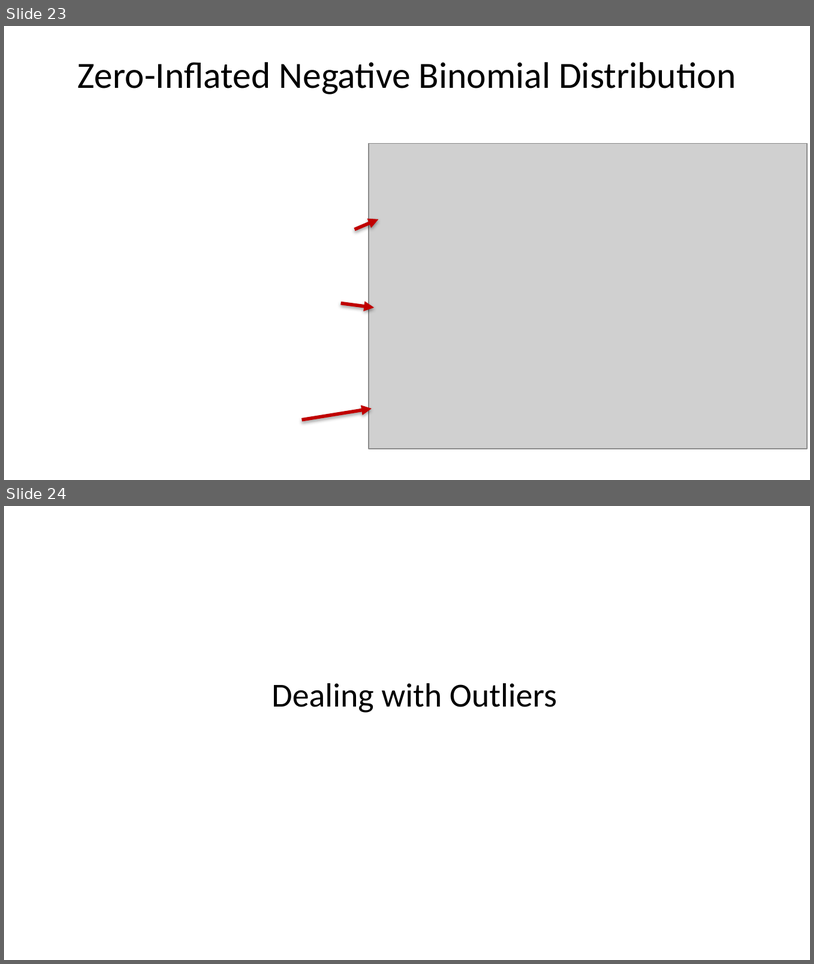
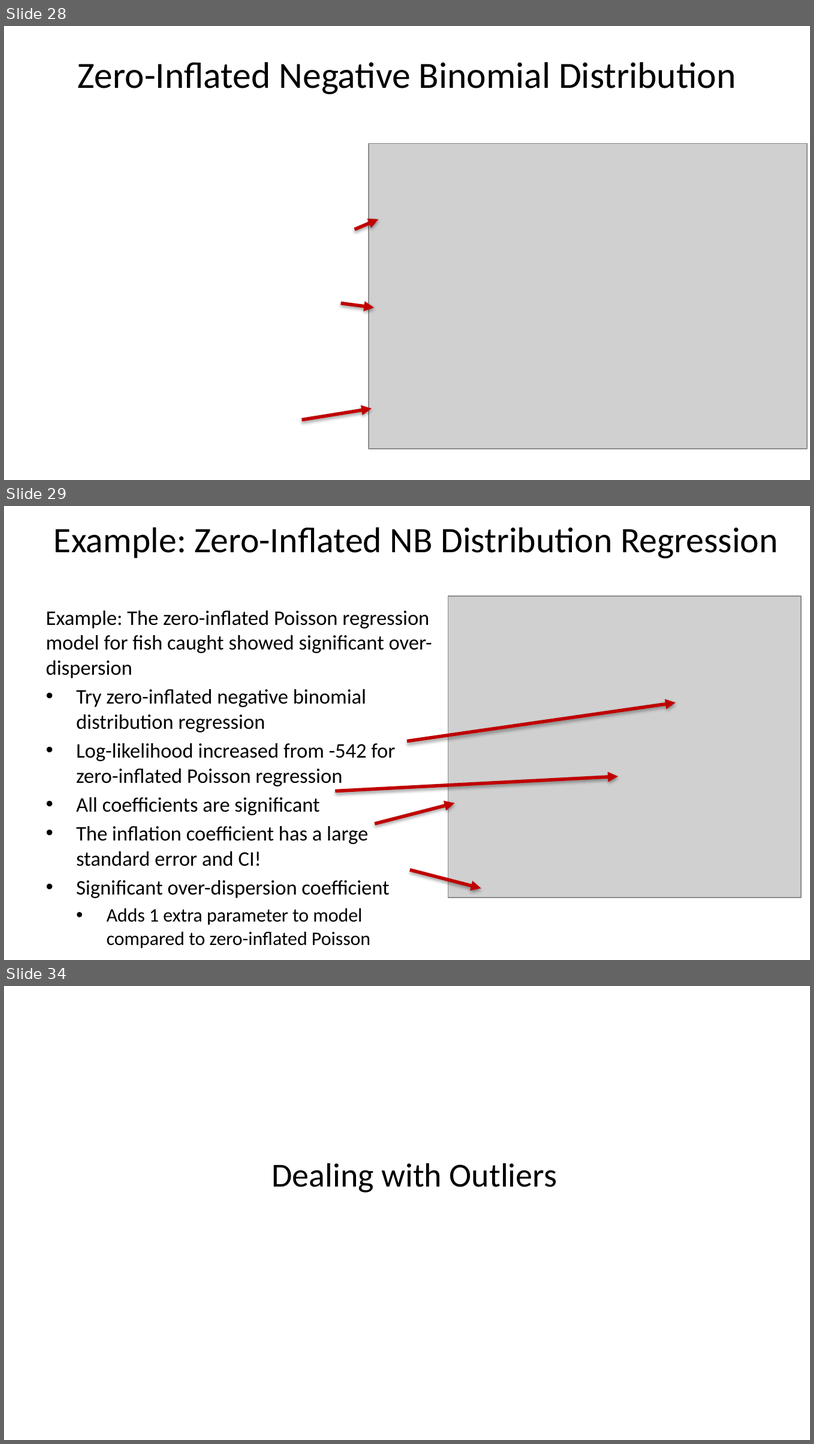
Before and after one commit to StephenElston/CSCI-E-83, a slide deck: LectureSlides/10b_ModelsFor OutliersAndOverdispersion.pptx. Shown one above the other, each under a label of ours: slides 23 and 24 before the commit, slides 28, 29 and 34 after it; the slides between them are not shown. The pictures are 814x964 and 814x1444 pixels, drawn with LibreOffice and Linux fonts; fonts in the diff are those of the drawing; grey boxes stand for pictures. Boxes give left, top, right and bottom in pixels: in the first picture for what was removed or moved away, otherwise in the second. Text is boxed around its words. In the diff, an @@ line names an element or a change of style, - is before the commit and + after.

Commit message:
Added additional examples to slide deck

```diff
--- a/LectureSlides/10b_ModelsFor OutliersAndOverdispersion.pptx
+++ b/LectureSlides/10b_ModelsFor OutliersAndOverdispersion.pptx
@@ slide 29 added at box(4, 506, 810, 960), background #FFFFFF @@
@@ title added at box(54, 527, 778, 559), 32 pt, text #000000 @@
+Example: Zero-Inflated NB Distribution Regression
@@ text added at box(46, 610, 432, 948), 18.5 pt, text #000000 @@
+Example: The zero-inflated Poisson regression model for fish caught showed significant over-dispersion
+• Try zero-inflated negative binomial distribution regression
+• Log-likelihood increased from -542 for zero-inflated Poisson regression
+• All coefficients are significant
+• The inflation coefficient has a large standard error and CI!
+• Significant over-dispersion coefficient
+  • Adds 1 extra parameter to model compared to zero-inflated Poisson
@@ picture added at box(449, 597, 801, 897) @@
@@ arrow added from (407, 741) to (676, 703), #C00000 3 pt @@
@@ arrow added from (335, 790) to (618, 776), #C00000 3 pt @@
@@ arrow added from (375, 824) to (455, 803), #C00000 3 pt @@
@@ arrow added from (410, 870) to (482, 888), #C00000 3 pt @@
@@ what was slide 23 is now slide 28 @@
@@ what was slide 24 is now slide 34 @@
```
Also in this commit, not shown: 1 slide changed, 11 other slides added, 2 slides removed.
